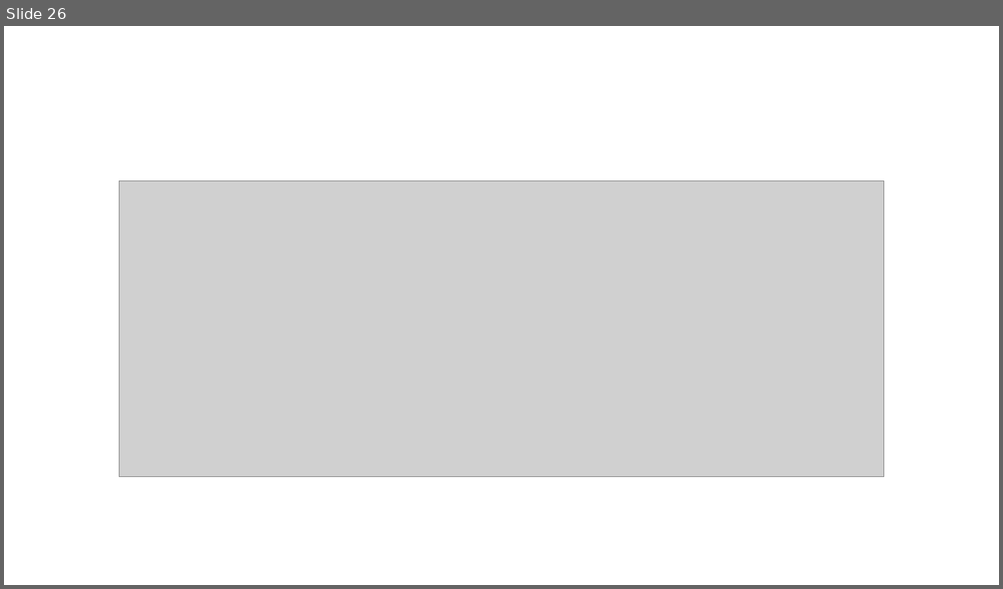
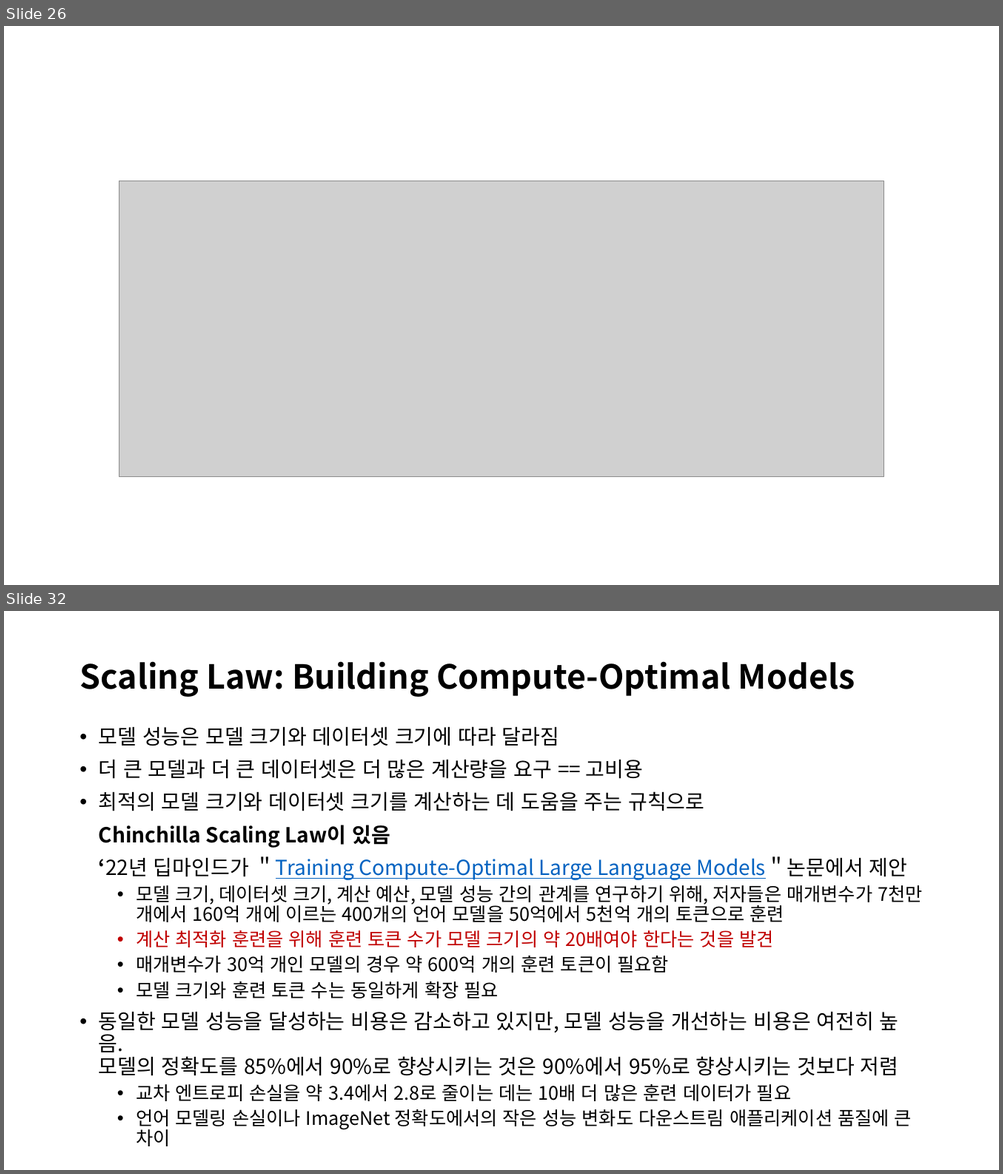
Before and after one commit to restful3/ds4th_study, a slide deck: source/AI_Engineering/Ch02_Ch02_Understanding_Foundation_Models_jeong.pptx. Shown one above the other, each under a label of ours: slide 26 before the commit, slides 26 and 32 after it; the slides between them are not shown. The pictures are 1003x589 and 1003x1174 pixels, drawn with LibreOffice and Linux fonts; fonts in the diff are those of the drawing; grey boxes stand for pictures. Boxes give left, top, right and bottom in pixels: in the first picture for what was removed or moved away, otherwise in the second. Text is boxed around its words. In the diff, an @@ line names an element or a change of style, - is before the commit and + after.

```diff
--- a/source/AI_Engineering/Ch02_Ch02_Understanding_Foundation_Models_jeong.pptx
+++ b/source/AI_Engineering/Ch02_Ch02_Understanding_Foundation_Models_jeong.pptx
@@ slide 32 added at (x1=4, y1=611, x2=999, y2=1170), background #FFFFFF @@
@@ title added at (x1=79, y1=661, x2=854, y2=697), 32 pt, text #000000, bold @@
+Scaling Law: Building Compute-Optimal Models
@@ text added at (x1=99, y1=726, x2=922, y2=1127), 18 pt, text #000000 @@
+• 모델 성능은 모델 크기와 데이터셋 크기에 따라 달라짐
+• 더 큰 모델과 더 큰 데이터셋은 더 많은 계산량을 요구 == 고비용
+• 최적의 모델 크기와 데이터셋 크기를 계산하는 데 도움을 주는 규칙으로
+Chinchilla Scaling Law이 있음
+‘22년 딥마인드가 ＂Training Compute-Optimal Large Language Models＂논문에서 제안
+  • 모델 크기, 데이터셋 크기, 계산 예산, 모델 성능 간의 관계를 연구하기 위해, 저자들은 매개변수가 7천만 개에서 160억 개에 이르는 400개의 언어 모델을 50억에서 5천억 개의 토큰으로 훈련
+  • 계산 최적화 훈련을 위해 훈련 토큰 수가 모델 크기의 약 20배여야 한다는 것을 발견
+  • 매개변수가 30억 개인 모델의 경우 약 600억 개의 훈련 토큰이 필요함
+  • 모델 크기와 훈련 토큰 수는 동일하게 확장 필요
+• 동일한 모델 성능을 달성하는 비용은 감소하고 있지만, 모델 성능을 개선하는 비용은 여전히 높음.
+  모델의 정확도를 85%에서 90%로 향상시키는 것은 90%에서 95%로 향상시키는 것보다 저렴
+  • 교차 엔트로피 손실을 약 3.4에서 2.8로 줄이는 데는 10배 더 많은 훈련 데이터가 필요
+  • 언어 모델링 손실이나 ImageNet 정확도에서의 작은 성능 변화도 다운스트림 애플리케이션 품질에 큰 차이
```
Also in this commit, not shown: 8 slides changed, 24 other slides added, 1 slide removed, 1 other file.
